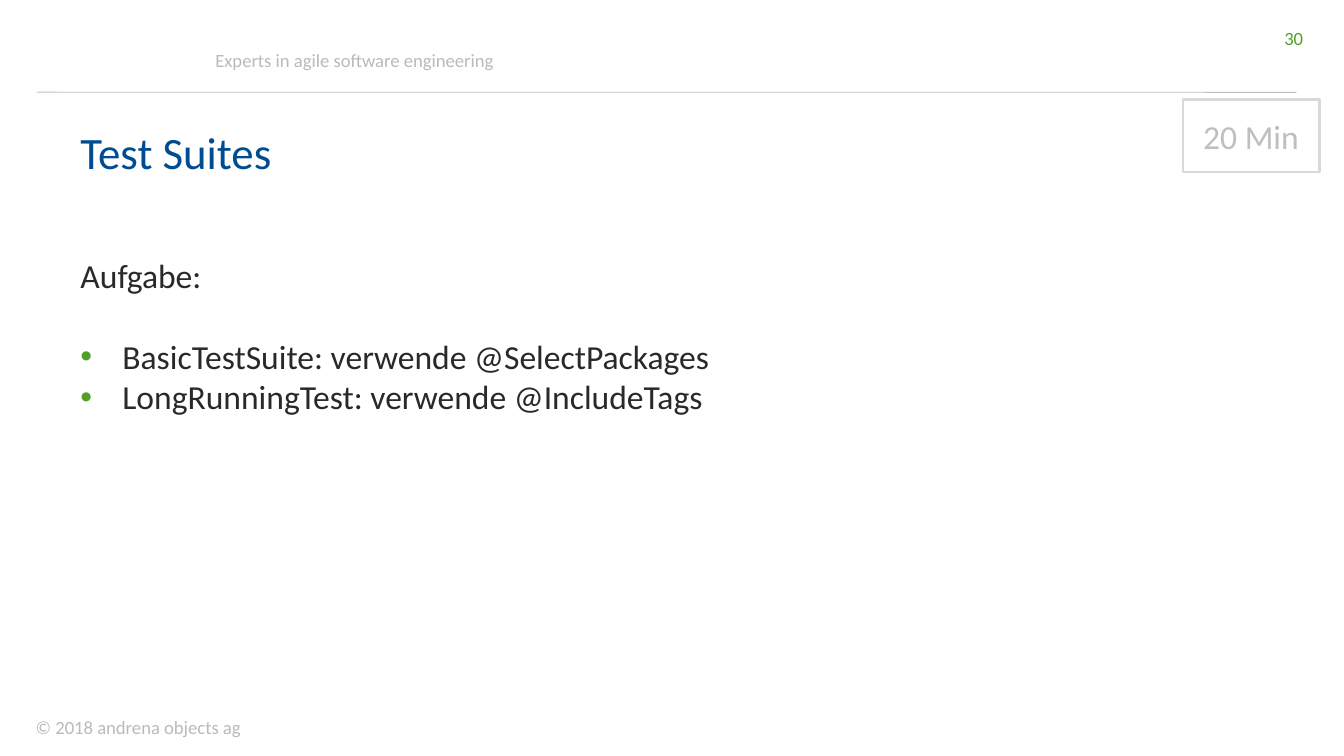
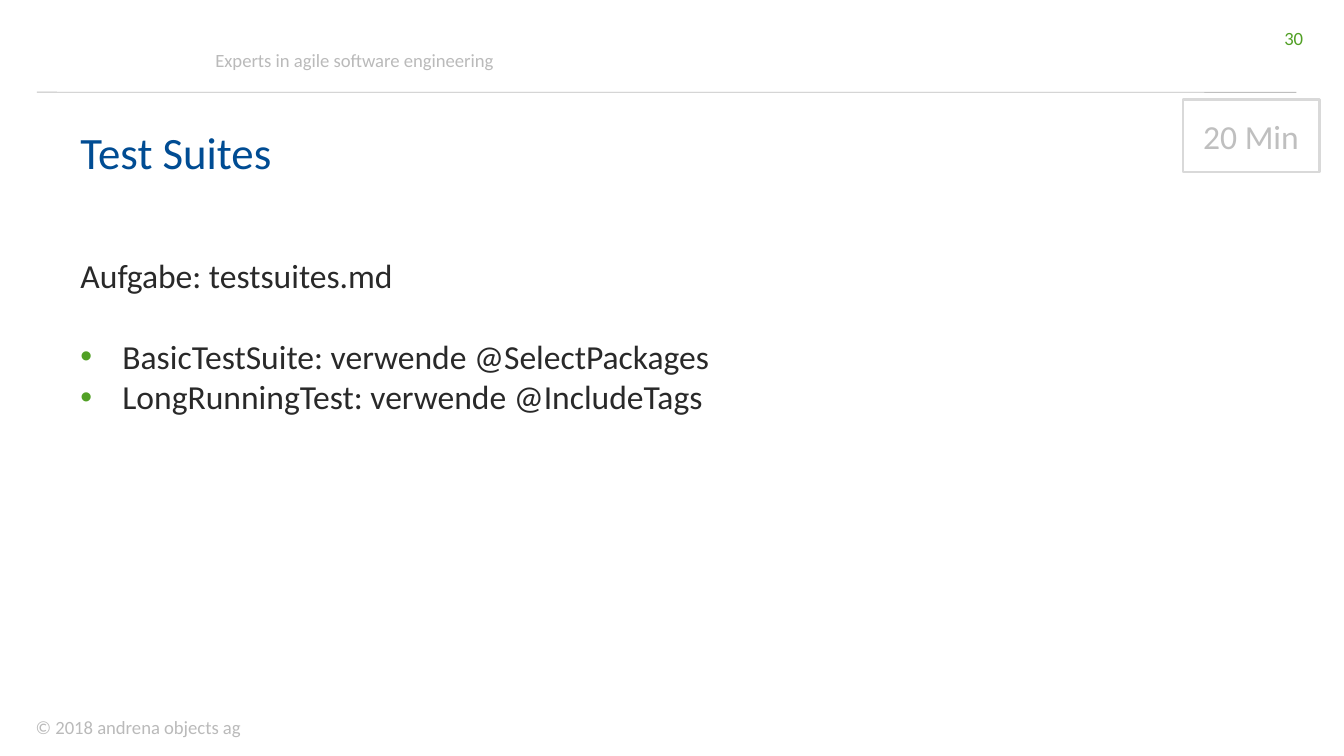
Before and after one commit to andrena/junit5-workshop-et-ka-2018, a slide deck: slide 30 of files/Folien.pptx. Drawn at 1344x756 pixels with LibreOffice and Linux fonts; fonts in the diff are those of the drawing; background and template pictures are left out. Boxes give left, top, right and bottom in pixels: in the first picture for what was removed or moved away, otherwise in the second. Text is boxed around its words. In the diff, an @@ line names an element or a change of style, - is before the commit and + after.

```diff
--- a/files/Folien.pptx
+++ b/files/Folien.pptx
@@ text at [80,264,393,294]: text changed @@
-Aufgabe:
+Aufgabe: testsuites.md
```
Also in this commit, not shown: 10 other slides changed, 1 slide added.
